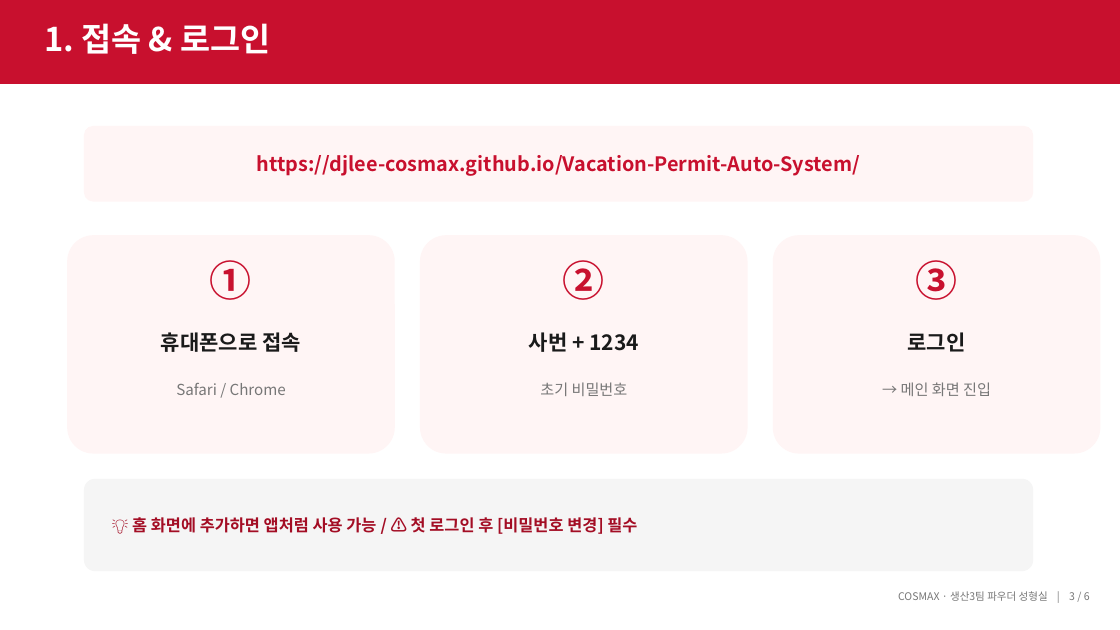
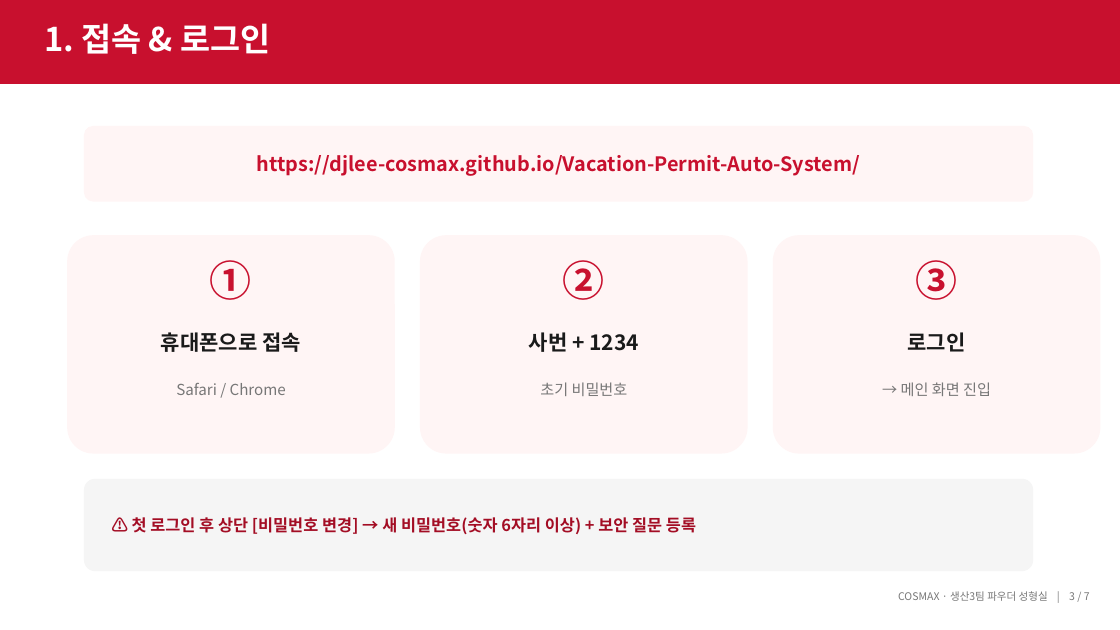
Before and after one commit to djlee-cosmax/Vacation-Permit-Auto-System, a slide deck: slide 3 of docs/휴가증 자동 반영 프로그램 안내 (작업자용).pptx. Drawn at 1120x630 pixels with LibreOffice and Linux fonts; fonts in the diff are those of the drawing. Boxes give left, top, right and bottom in pixels: in the first picture for what was removed or moved away, otherwise in the second. Text is boxed around its words. In the diff, an @@ line names an element or a change of style, - is before the commit and + after.

Commit message:
작업자 PPT에 홈 화면 추가 슬라이드 추가 (7장)

```diff
--- a/docs/휴가증 자동 반영 프로그램 안내 (작업자용).pptx
+++ b/docs/휴가증 자동 반영 프로그램 안내 (작업자용).pptx
@@ text at (132, 517, 696, 534): text changed @@
-💡 홈 화면에 추가하면 앱처럼 사용 가능 / ⚠️ 첫 로그인 후 [비밀번호 변경] 필수
+⚠️ 첫 로그인 후 상단 [비밀번호 변경] → 새 비밀번호(숫자 6자리 이상) + 보안 질문 등록
@@ text at (898, 591, 1090, 601): text changed @@
-COSMAX · 생산3팀 파우더 성형실 | 3 / 6
+COSMAX · 생산3팀 파우더 성형실 | 3 / 7
```
Also in this commit, not shown: 3 other slides changed, 1 slide added, 1 other file.
